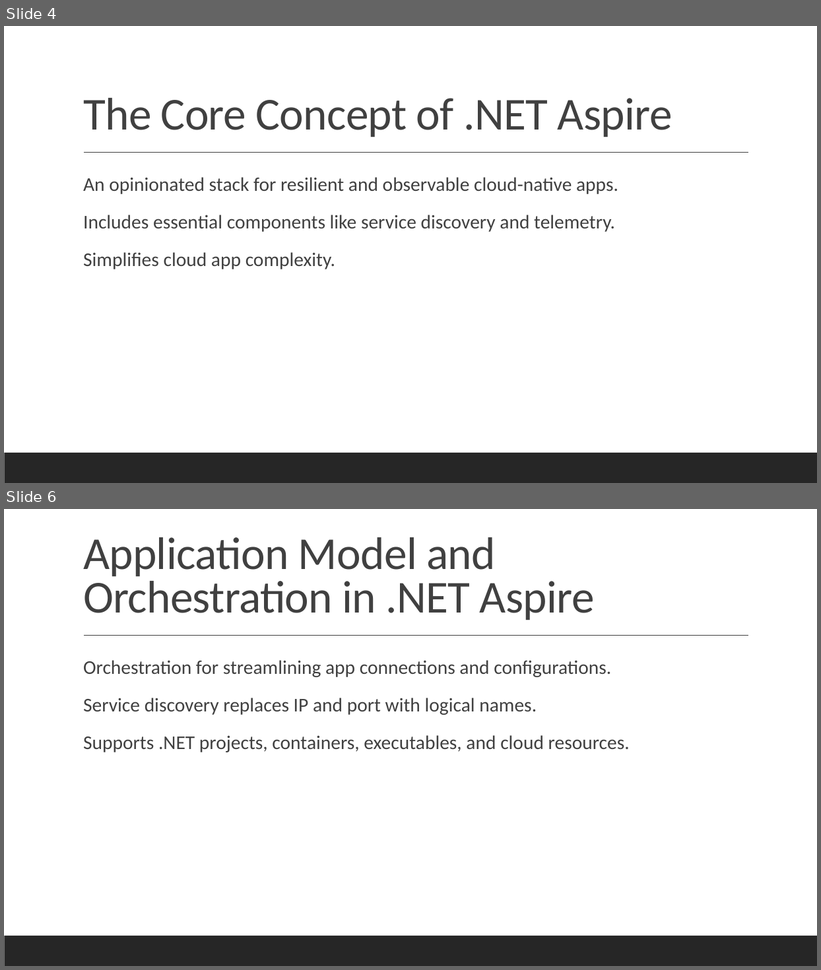
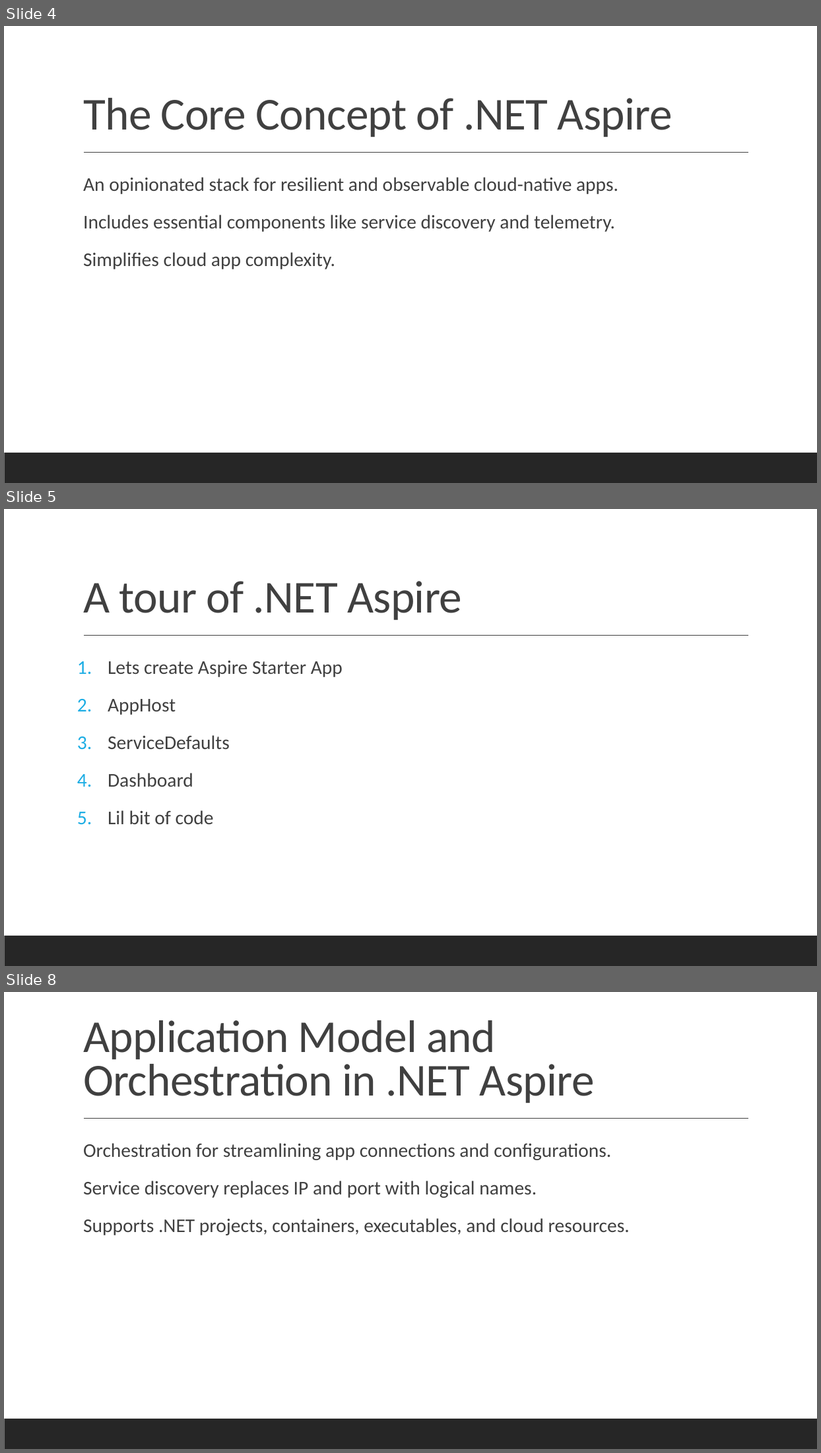
Before and after one commit to Shak-o/C-Examples, a slide deck: Aspire/DotnetAspire.pptx. Shown one above the other, each under a label of ours: slides 4 and 6 before the commit, slides 4, 5 and 8 after it; the slides between them are not shown. The pictures are 821x970 and 821x1453 pixels, drawn with LibreOffice and Linux fonts; fonts in the diff are those of the drawing. Boxes give left, top, right and bottom in pixels: in the first picture for what was removed or moved away, otherwise in the second. Text is boxed around its words. In the diff, an @@ line names an element or a change of style, - is before the commit and + after.

```diff
--- a/Aspire/DotnetAspire.pptx
+++ b/Aspire/DotnetAspire.pptx
@@ slide 5 added at [4,509,817,966], background #FFFFFF; not listed: 2 template elements that a slide beside it also shows @@
@@ title added at [83,581,462,620], 54 pt, text #404040 @@
+A tour of .NET Aspire
@@ text added at [108,660,343,824], 23 pt, text #404040 @@
+1. Lets create Aspire Starter App
+2. AppHost
+3. ServiceDefaults
+4. Dashboard
+5. Lil bit of code
@@ what was slide 6 is now slide 8 @@
```
Also in this commit, not shown: 1 slide changed, 2 other slides added, 1 other file.
